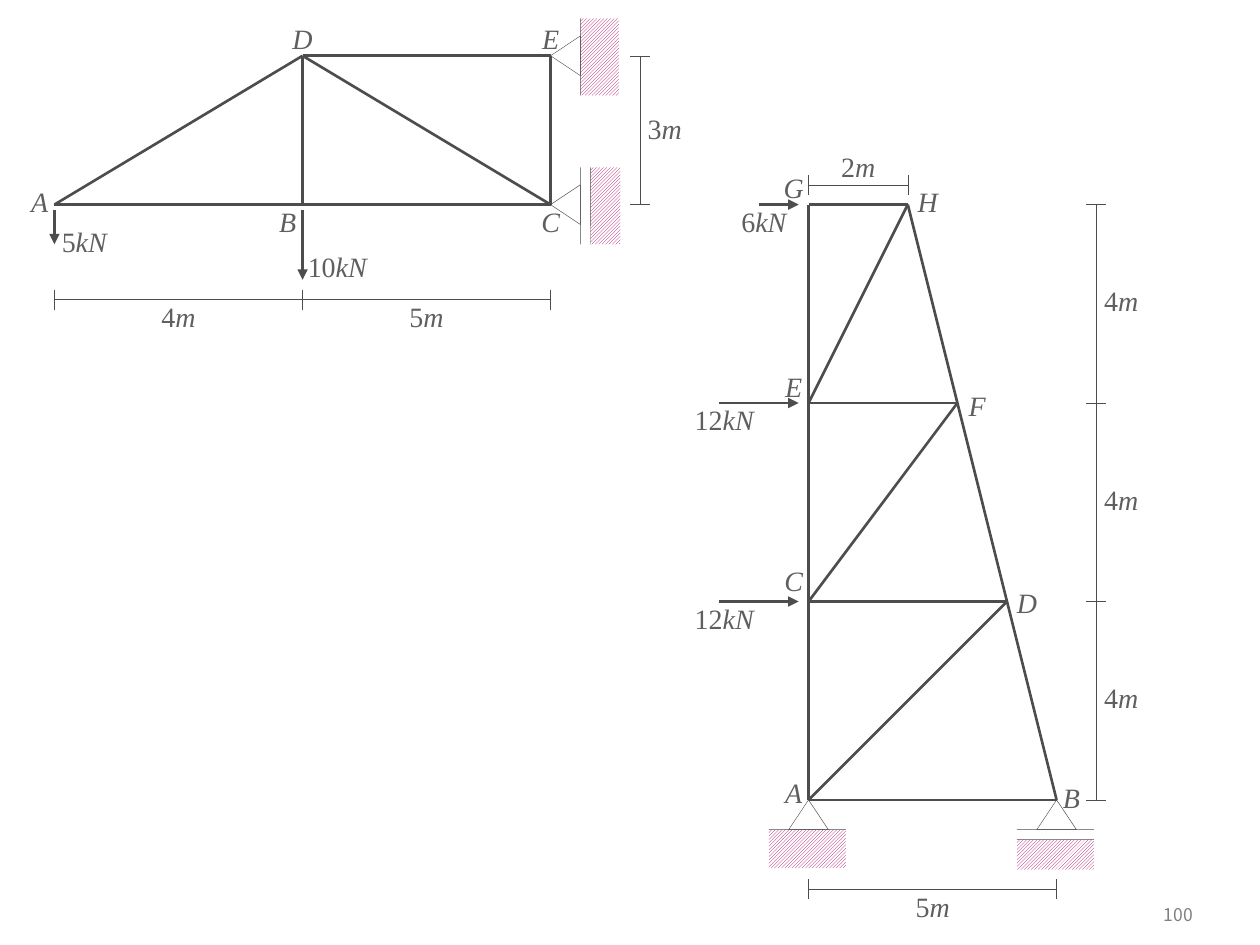
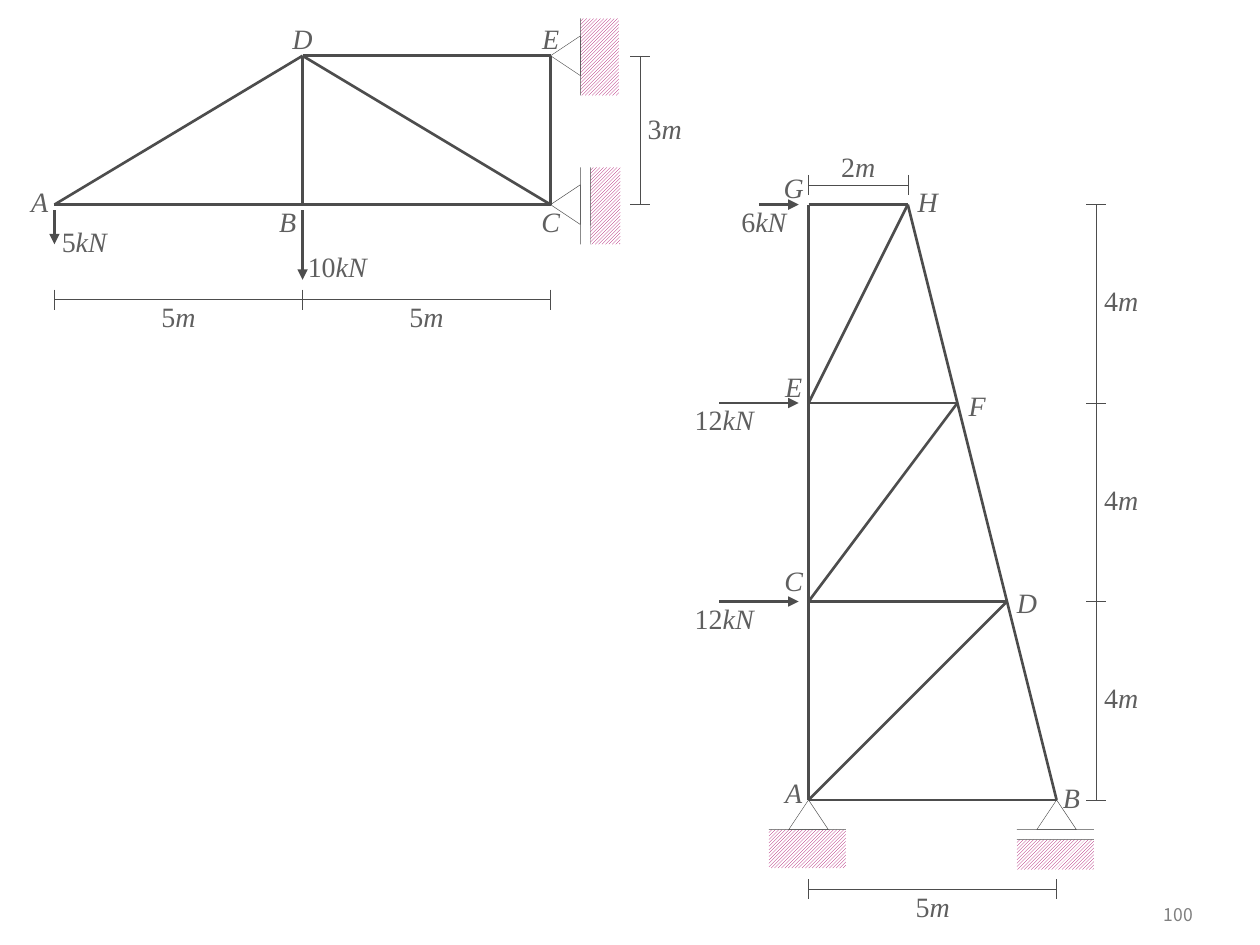
Before and after one commit to ironbell87/structural_mechanics_II, a slide deck: slide 100 of figures.pptx. Drawn at 1260x945 pixels with LibreOffice and Linux fonts; fonts in the diff are those of the drawing. Boxes give left, top, right and bottom in pixels: in the first picture for what was removed or moved away, otherwise in the second. Text is boxed around its words. In the diff, an @@ line names an element or a change of style, - is before the commit and + after.

```diff
--- a/figures.pptx
+++ b/figures.pptx
@@ text at <box>161,308,195,328</box>: text changed @@
-4m
+5m
```
Also in this commit, not shown: 2 other slides changed, 4 other files.
